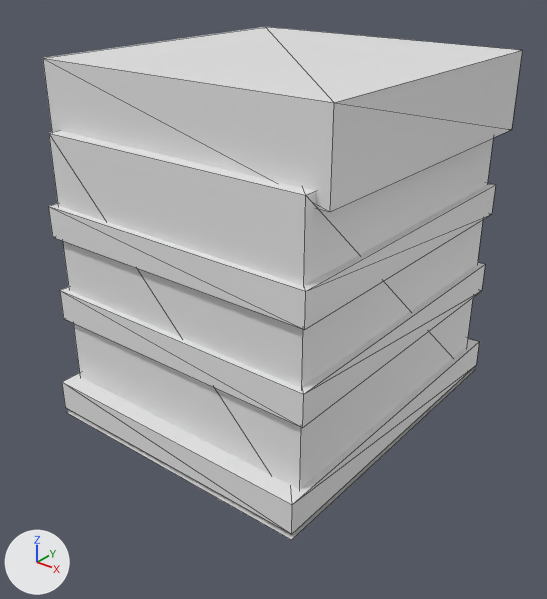
Two versions of the OBJ model tools/armor_src/models/entity/wolfskin/boots_leg_r.obj, one commit apart.
Both versions are drawn from a 50 mm camera at (0.318, -0.574, 0.451) aimed at (-0.104, -0.047, 0.124). The axes (+X, +Y, +Z) are drawn at lower left. The lights are the same throughout. The picture after the commit comes second. Mesh edges are drawn as thin lines. Where no turn or scale is listed for an object, it has been applied to the vertices.

The scene before the commit, as lines of its bpy script (objects in view):
```python
me_boots_leg_r = bpy.data.meshes.new('boots_leg_r')
me_boots_leg_r.from_pydata(...)  # 44 vertices, 60 faces; spans x -0.278..0.034, y -0.188..0.162, z -0.006..0.35
ob_boots_leg_r = bpy.data.objects.new('boots_leg_r', me_boots_leg_r)
ob_boots_leg_r.location = (0.0, 0.0, 0.0)
```
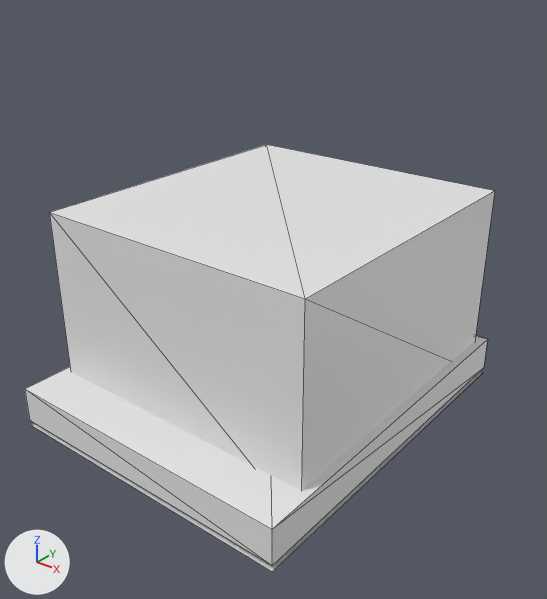
Location of each change, (x1, y1, x2, y2) in pixels of the pictures (547 x 599 px; the box of a moved part takes in the faces that stretch with it):
```json
{"object": "boots_leg_r", "change": "reshaped", "before": [43, 27, 522, 540], "after": [25, 145, 495, 572], "on screen": "17% shorter"}
{"part": 1, "of": "me_boots_leg_r", "change": "added", "after": [49, 145, 495, 491]}
{"part": 2, "of": "me_boots_leg_r", "change": "moved or reshaped", "before": [62, 338, 479, 534], "after": [25, 336, 488, 566]}
{"part": 3, "of": "me_boots_leg_r", "change": "rebuilt", "before": [67, 369, 475, 540], "after": [31, 372, 483, 572], "on screen": "11% wider, 17% taller"}
{"part": 4, "of": "me_boots_leg_r", "change": "deleted", "before": [49, 130, 493, 490]}
{"part": 5, "of": "me_boots_leg_r", "change": "deleted", "before": [43, 27, 522, 211]}
```

Scene script edits in JSON lines:
```json
{"block": "me_boots_leg_r", "where": "# used by ob_boots_leg_r; location = (0.0, 0.0, 0.0)"}
{"op": "remove", "block": "me_boots_leg_r", "code": "me_boots_leg_r.from_pydata(...)  # 44 vertices, 60 faces; spans x -0.278..0.034, y -0.188..0.162, z -0.006..0.35"}
{"op": "add", "block": "me_boots_leg_r", "code": "me_boots_leg_r.from_pydata(...)  # 20 vertices, 24 faces; spans x -0.281..0.038, y -0.225..0.162, z -0.006..0.213"}
{"block": "me_boots_leg_r", "change": "me_boots_leg_r part 1: a new loose piece, a box spanning x -0.272..0.028, y -0.175..0.15, z 0.0..0.213"}
{"block": "me_boots_leg_r", "change": "me_boots_leg_r part 2: the loose piece of 8 vertices spanning x -0.272..0.028, y -0.188..0.162, z 0.0..0.031 is scaled about its middle by (1.06, 1.11, 1.2), then moved by (0.0, -0.019, 0.003)"}
{"block": "me_boots_leg_r", "change": "me_boots_leg_r part 3: the loose piece of 4 vertices spanning x -0.272..0.028, y -0.188..0.162, z -0.006 is rebuilt with 4 vertices and now spans x -0.281..0.038, y -0.225..0.162, z -0.006"}
{"block": "me_boots_leg_r", "change": "me_boots_leg_r part 4: the loose piece of 8 vertices spanning x -0.266..0.022, y -0.169..0.144, z 0.0..0.287 is deleted"}
{"block": "me_boots_leg_r", "change": "me_boots_leg_r part 5: the loose piece of 8 vertices spanning x -0.278..0.034, y -0.156..0.156, z 0.275..0.35 is deleted"}
{"block": "me_boots_leg_r", "change": "other edits to the shape of me_boots_leg_r do not show in these pictures"}
```
